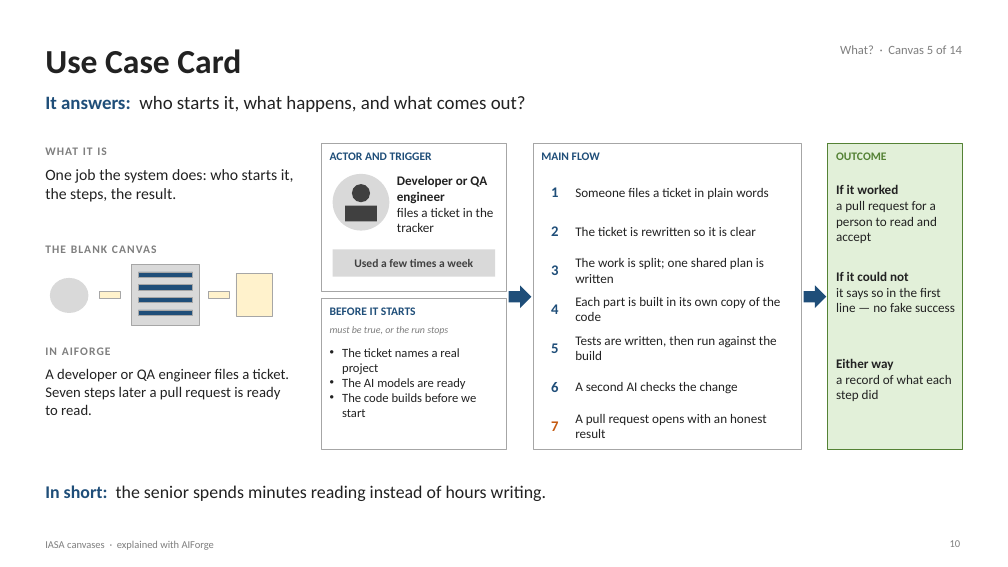
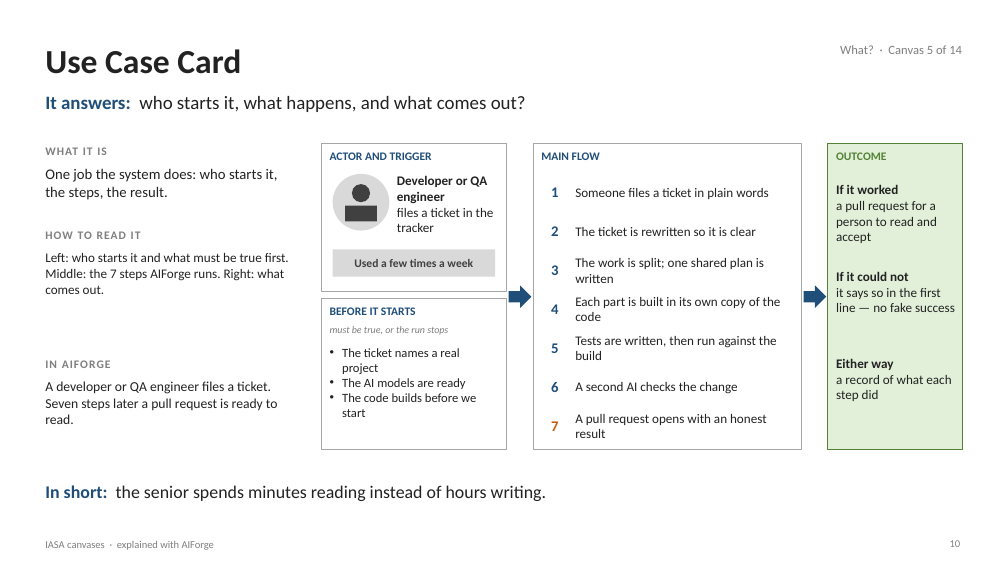
Before and after one commit to Manikanta-Reddy-Pasala/tools, a slide deck: slide 10 of course/iasa-aiforge/IASA-Canvases-with-AIForge.pptx. Drawn at 1008x567 pixels with LibreOffice and Linux fonts; fonts in the diff are those of the drawing. Boxes give left, top, right and bottom in pixels: in the first picture for what was removed or moved away, otherwise in the second. Text is boxed around its words. In the diff, an @@ line names an element or a change of style, - is before the commit and + after.

```diff
--- a/course/iasa-aiforge/IASA-Canvases-with-AIForge.pptx
+++ b/course/iasa-aiforge/IASA-Canvases-with-AIForge.pptx
@@ text "One job the system does: ..." at (x1=45, y1=168, x2=278, y2=200): size 15 to 14 pt @@
@@ text added at (x1=45, y1=231, x2=141, y2=239), 11 pt, text #7F7F7F, bold @@
+HOW TO READ IT
@@ text removed at (x1=45, y1=245, x2=157, y2=253) @@
-THE BLANK CANVAS
@@ text added at (x1=45, y1=253, x2=289, y2=294), 12.5 pt, text #222222 @@
+Left: who starts it and what must be true first. Middle: the 7 steps AIForge runs. Right: what comes out.
@@ rectangle removed at (x1=132, y1=265, x2=200, y2=325) @@
@@ ellipse removed at (x1=50, y1=278, x2=88, y2=313) @@
@@ rectangle removed at (x1=100, y1=291, x2=120, y2=299) @@
@@ rectangle removed at (x1=138, y1=272, x2=193, y2=278) @@
@@ rectangle removed at (x1=138, y1=284, x2=193, y2=290) @@
@@ rectangle removed at (x1=138, y1=297, x2=193, y2=302) @@
@@ rectangle removed at (x1=209, y1=291, x2=229, y2=299) @@
@@ rectangle removed at (x1=236, y1=274, x2=272, y2=316) @@
@@ rectangle removed at (x1=138, y1=310, x2=193, y2=315) @@
@@ text "IN AIFORGE" moved from (x1=45, y1=347, x2=111, y2=355) to (x1=45, y1=360, x2=111, y2=368) @@
@@ text "A developer or QA engineer ..." moved from (x1=45, y1=368, x2=290, y2=415) to (x1=45, y1=381, x2=278, y2=424) @@
@@ text "A developer or QA engineer ..." at (x1=45, y1=381, x2=278, y2=424): size 14 to 13 pt @@
```
Also in this commit, not shown: 14 other slides changed, 2 other files.
